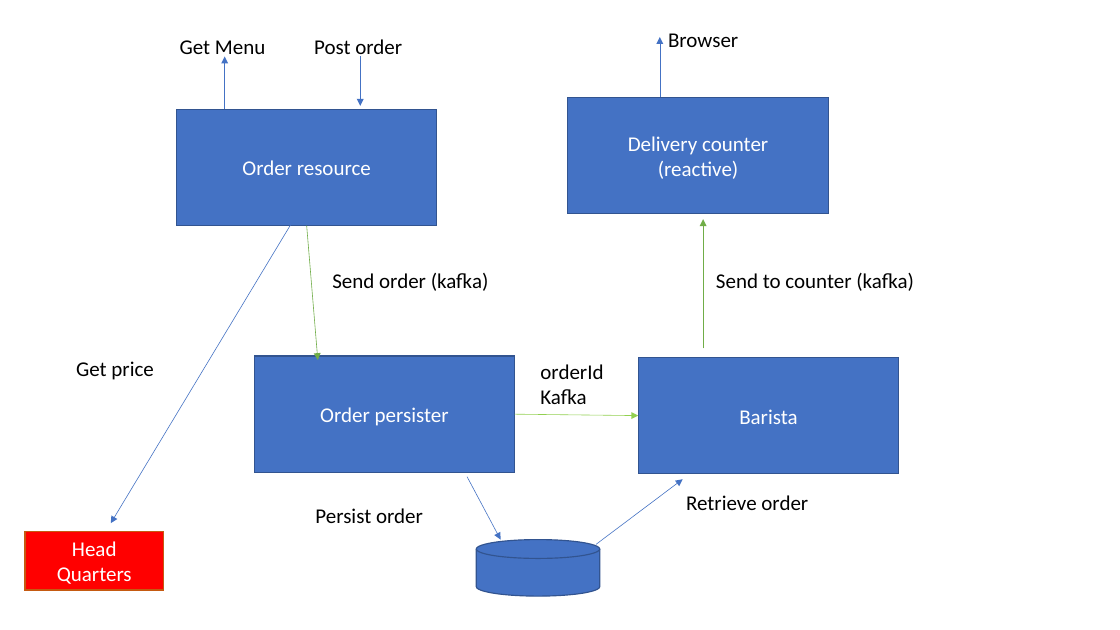
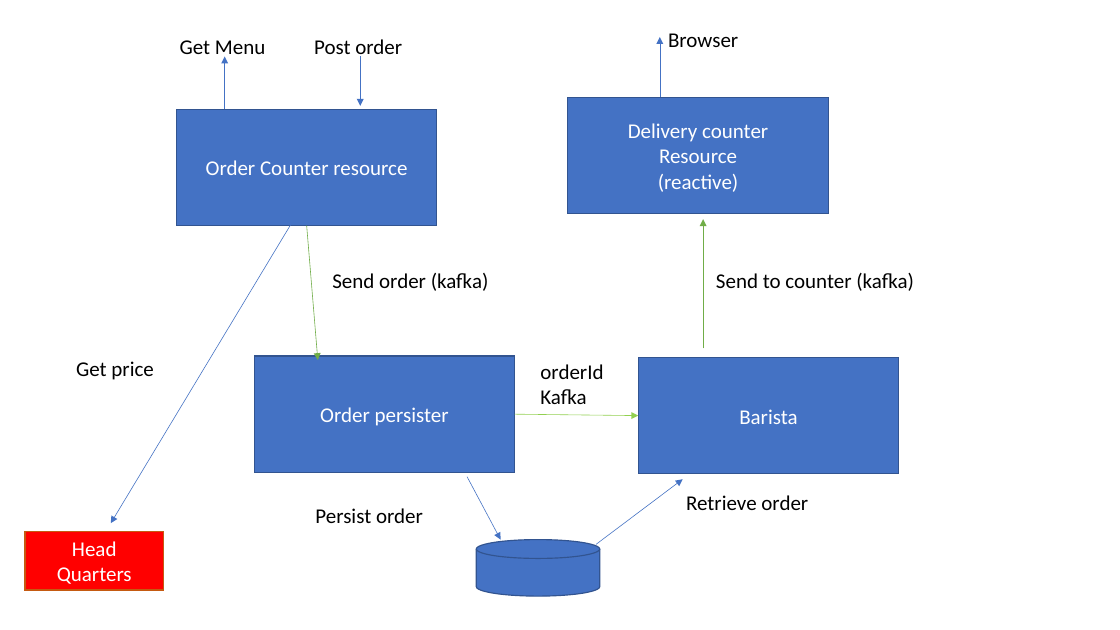
Before and after one commit to lazysasha/barista-service, a slide deck: slide 1 of barista.pptx. Drawn at 1120x630 pixels with LibreOffice and Linux fonts; fonts in the diff are those of the drawing. Boxes give left, top, right and bottom in pixels: in the first picture for what was removed or moved away, otherwise in the second. Text is boxed around its words. In the diff, an @@ line names an element or a change of style, - is before the commit and + after.

```diff
--- a/barista.pptx
+++ b/barista.pptx
@@ text in rectangle at (659, 149, 737, 163): paragraph added @@
+Resource
@@ text in rectangle at (206, 160, 407, 175): text changed @@
-Order resource
+Order Counter resource
```
Also in this commit, not shown: 15 other files.
